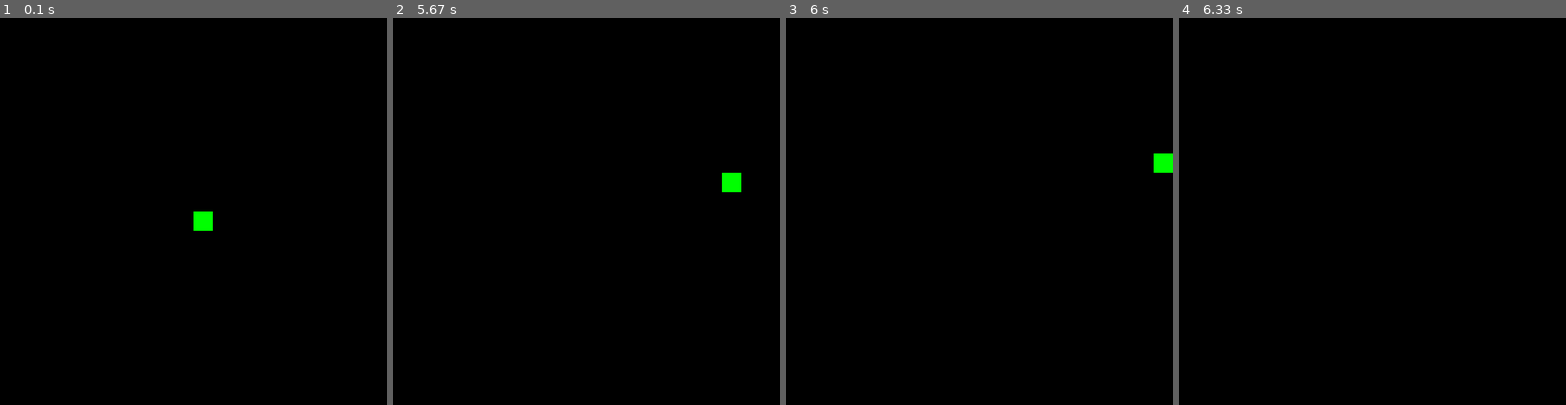
Above: before the commit, frames 1-4 (left to right).
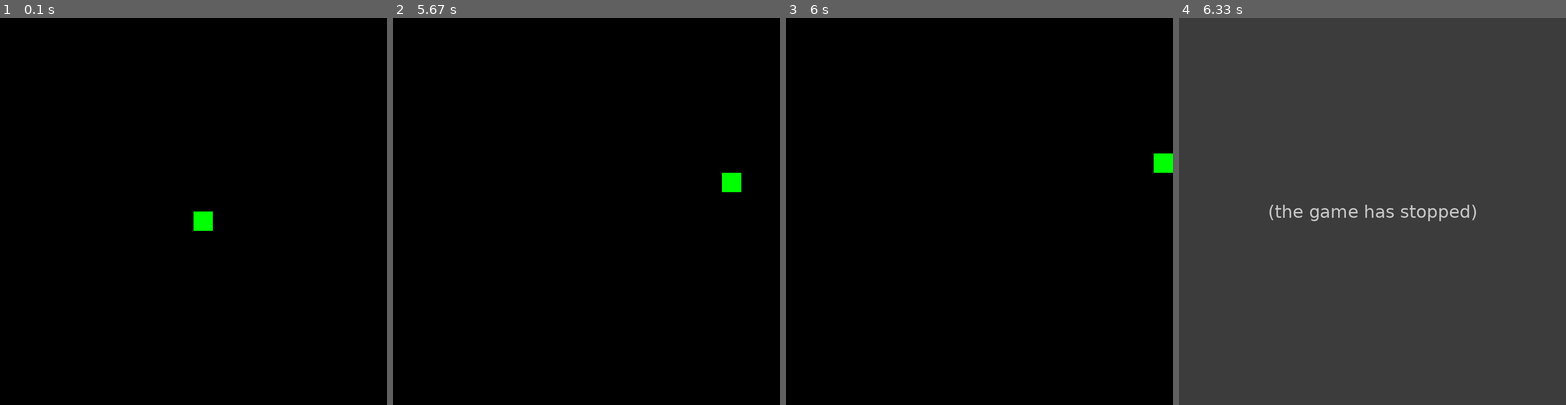
Above: after the commit, the same moments.

Repository: dellod/pygame_mentor_examples
Game: pygame game, started from games/snake.py
The game is run twice, just before and just after one commit, with the same random seed, the same clock (stepped at 60 frames per second) and the same inputs.
Inputs:
- Up to frame 1 (0.1 s): no input
- Up to frame 2 (5.67 s): hold Right 0.33-0.8 s; hold Up 0.83-1.13 s; hold Right 1.17-1.63 s; hold Left 1.67-2.2 s; hold Down 2.23-2.53 s; hold Left 2.57-2.97 s; hold Up 3-3.37 s; hold Right 3.4-4.03 s; hold Down 4.07-4.43 s; hold Left 4.47-4.93 s; hold Right 4.97-5.43 s; hold Up from 5.47 s (still down)
- Up to frame 3 (6 s): release Up at 5.77 s; hold Right from 5.8 s (still down)
- Up to frame 4 (6.33 s): release Right at 6.27 s

Frames 1-3 are identical in both runs. In frame 4, 100% of the frame differs, in the area x 0-100%, y 0-100%.
After the commit the program exited at 6.3 s; later frames show no game.

Commit message:
Add draft

Diff:
--- a/games/snake.py
+++ b/games/snake.py
@@ -36,7 +36,11 @@
 Y_UPDATE        = 0
 
 ### FUNCTIONS
+def create_message(message: str, colour: tuple) -> None:
+    pass
+
 def main() -> None:
+    print(type(RED))
     """Main entry point for program"""
     # Declare globals that will be used in function
     global X_POS, Y_POS, X_UPDATE, Y_UPDATE
@@ -80,7 +84,11 @@
                     X_UPDATE = NO_MOVEMENT
                     Y_UPDATE = MOVEMENT_SIZE
 
-        # 2. Update Display
+        # 2. Check conditions
+        if X_POS > SCREEN_WIDTH or X_POS < 0 or Y_POS > SCREEN_HEIGHT or Y_POS < 0:
+            is_game_over = True
+
+        # 3. Update Display
         X_POS += X_UPDATE
         Y_POS += Y_UPDATE
         display.fill(BLACK)
